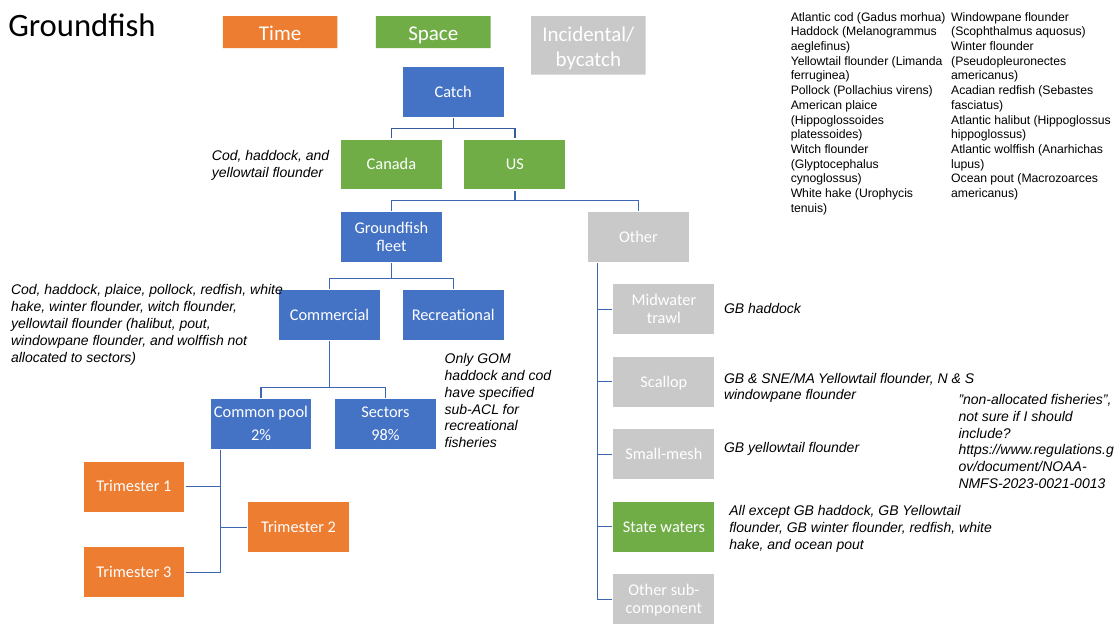
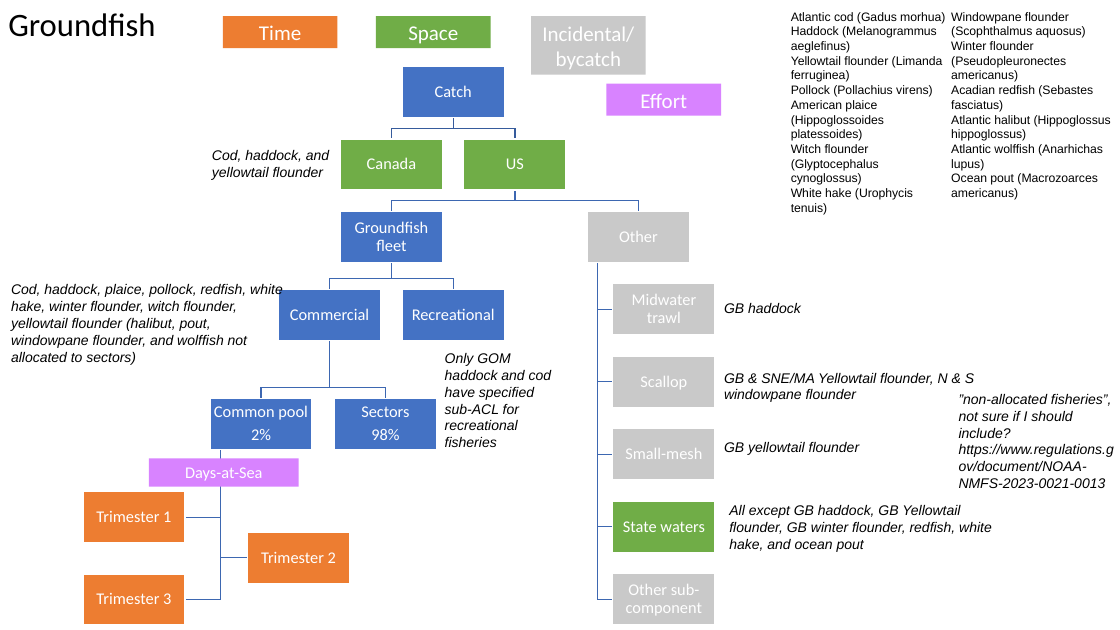
Before and after one commit to zoekitchel/cc_allocation, a slide deck: slide 4 of figures/flow_charts.pptx. Drawn at 1120x630 pixels with LibreOffice and Linux fonts; fonts in the diff are those of the drawing. Boxes give left, top, right and bottom in pixels: in the first picture for what was removed or moved away, otherwise in the second. Text is boxed around its words. In the diff, an @@ line names an element or a change of style, - is before the commit and + after.

Commit message:
added days at sea to new england flow chart (common pool groundfish)

```diff
--- a/figures/flow_charts.pptx
+++ b/figures/flow_charts.pptx
@@ rectangle added at [607,84,721,116], fill #D883FF, 18 pt, text #FFFFFF @@
+Effort
@@ rectangle added at [149,459,298,487], fill #D883FF, 14 pt, text #FFFFFF @@
+Days-at-Sea
@@ freeform shape: place and size @@
-freeform shape at [185,450,220,573]
+freeform shape at [185,450,220,600]
@@ freeform shape: place and size @@
-freeform shape at [185,450,220,487]
+freeform shape at [185,450,220,518]
@@ freeform shape: place and size @@
-freeform shape at [220,450,248,528]
+freeform shape at [220,450,248,558]
@@ 2 texts, 2 rectangles: place and size @@
-2 texts, 2 rectangles at [83,461,350,553]
+2 texts, 2 rectangles at [83,492,350,584]
@@ text "Trimester 3": place and size @@
-text "Trimester 3" at [96,566,171,577]
+text "Trimester 3" at [96,593,171,604]
@@ rectangle: place and size @@
-rectangle at [83,547,185,598]
+rectangle at [83,574,185,625]
```
